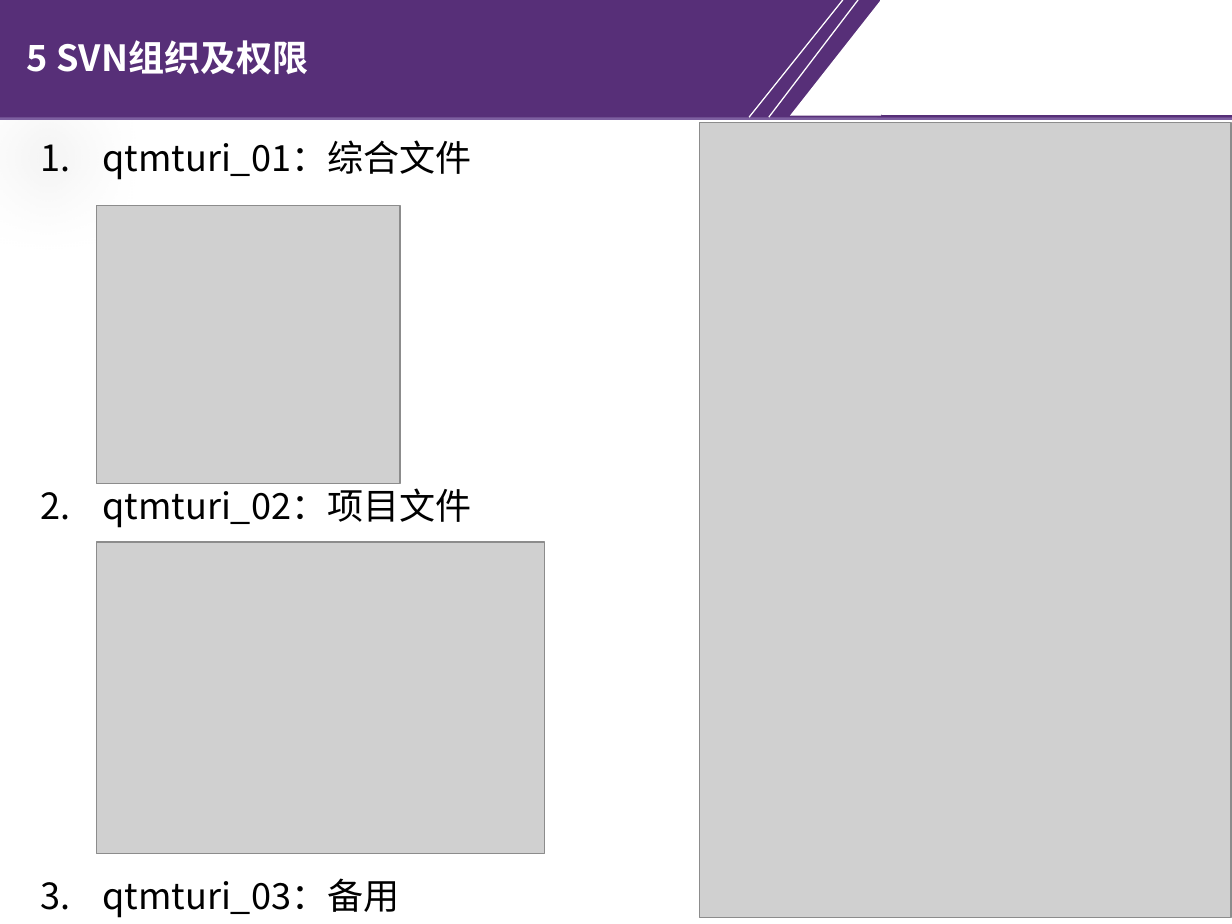
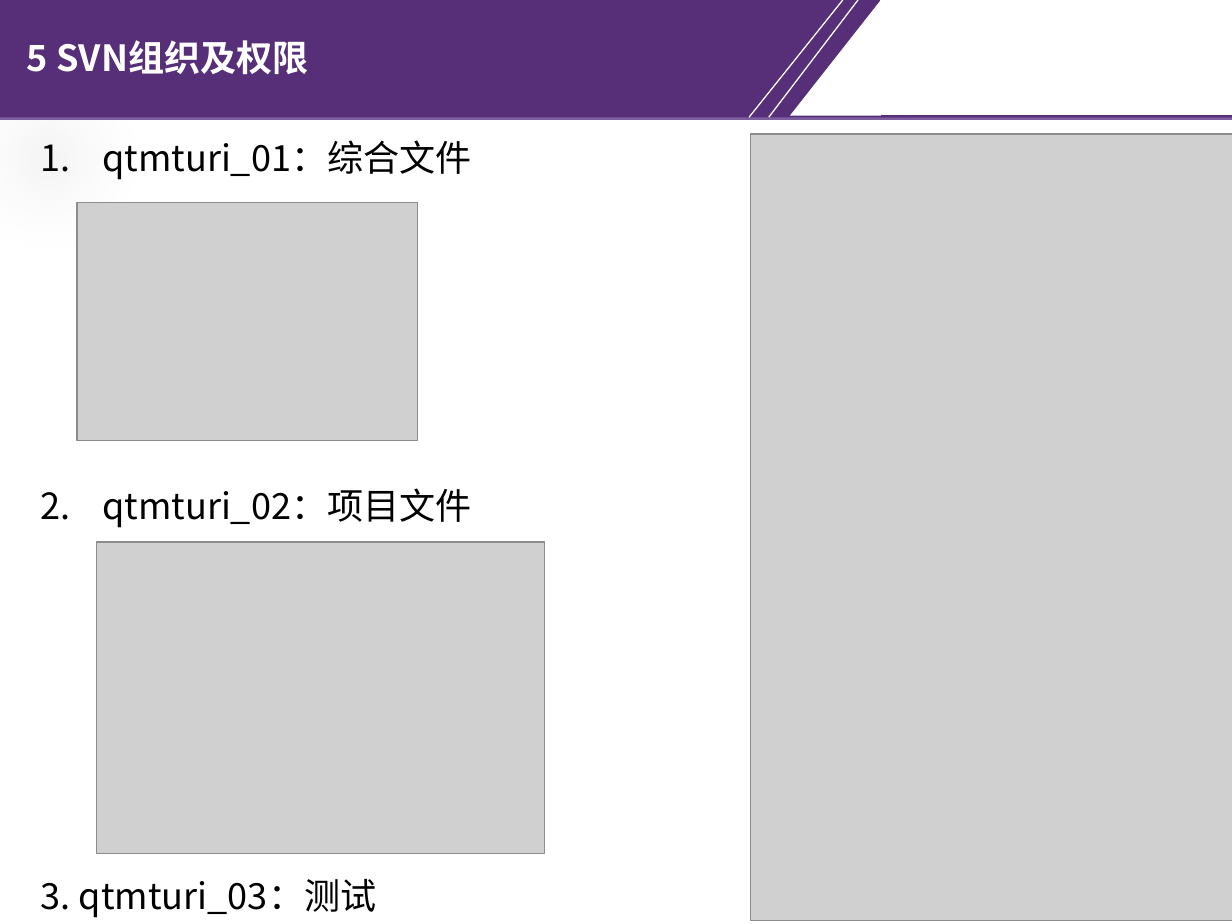
Before and after one commit to chrgu000/JuXin, a slide deck: slide 19 of Original/Files/天河制造/SVN培训PPT-20180423_v1.5.pptx. Drawn at 1232x924 pixels with LibreOffice and Linux fonts; fonts in the diff are those of the drawing; grey boxes stand for pictures; background and template pictures are left out. Boxes give left, top, right and bottom in pixels: in the first picture for what was removed or moved away, otherwise in the second. Text is boxed around its words. In the diff, an @@ line names an element or a change of style, - is before the commit and + after.

```diff
--- a/Original/Files/天河制造/SVN培训PPT-20180423_v1.5.pptx
+++ b/Original/Files/天河制造/SVN培训PPT-20180423_v1.5.pptx
@@ picture: place and size @@
-picture at <box>699,122,1231,917</box>
+picture at <box>750,134,1232,920</box>
@@ picture: place and size @@
-picture at <box>96,206,399,483</box>
+picture at <box>78,202,419,440</box>
@@ text at <box>41,879,377,918</box>: text changed @@
-3. qtmturi_03：备用
+3. qtmturi_03：测试
```
Also in this commit, not shown: 3 other slides changed, 24 other files.
